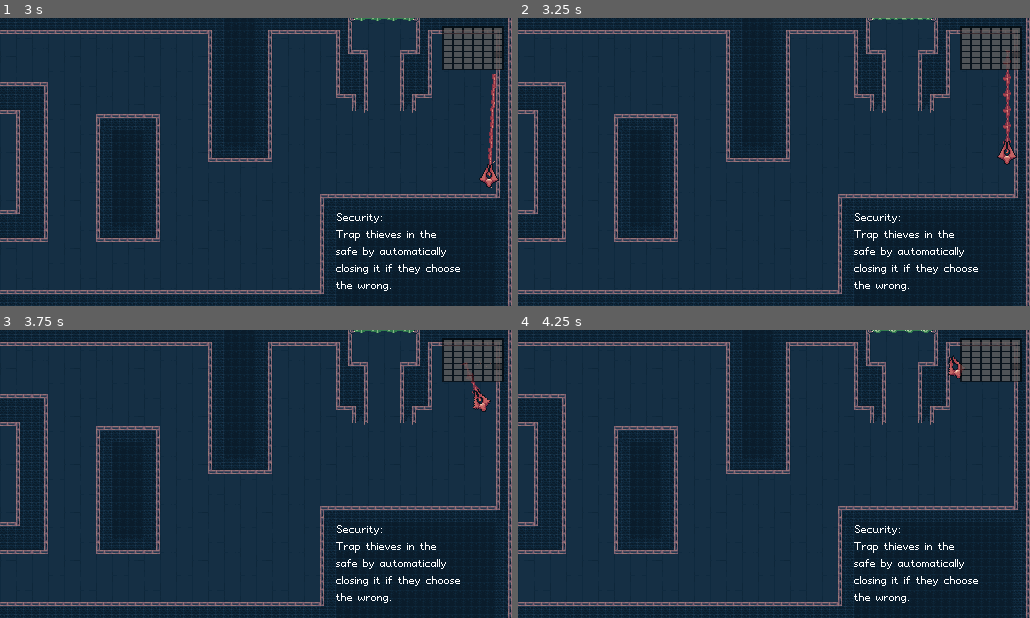
Above: before the commit, frames 1-4 (two rows, left to right).
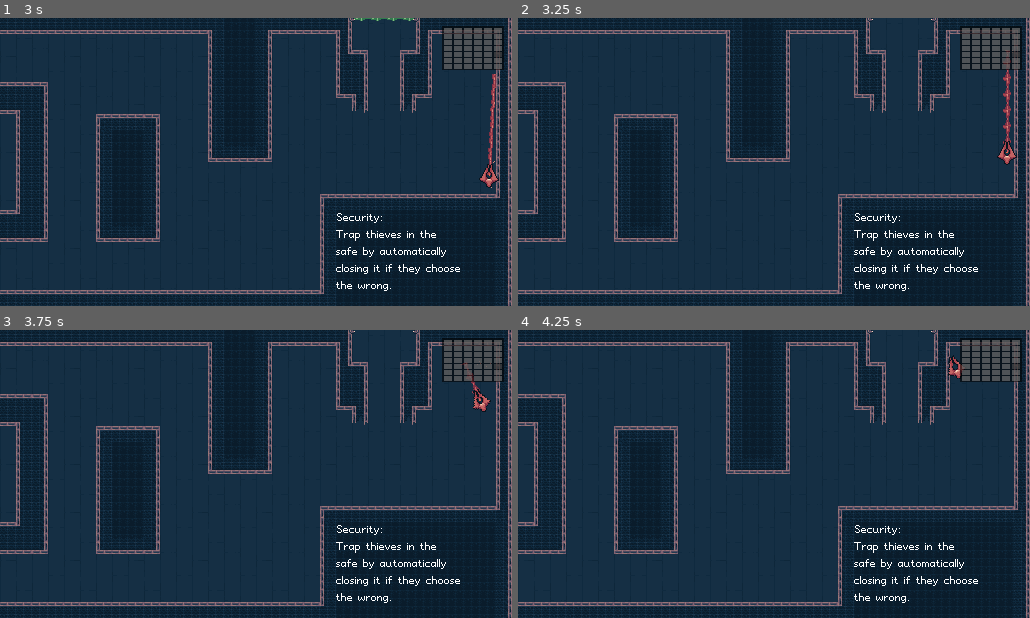
Above: after the commit, the same moments.

Repository: boukew99/godot_wild_jam_34
Game: Godot game, scene res://physics/2d/game.tscn
The game is run twice, just before and just after one commit, with the same random seed, the same clock (stepped at 60 frames per second) and the same inputs. This scene is started directly instead of the project's main scene.
Inputs:
- Up to frame 1 (3 s): hold Right (right) 0.53-1.28 s; hold Z (laser) 0.53-1.28 s; hold Down (down) 1.28-2.03 s; tap Z (laser) at 1.35, 2.85 s; tap Enter at 2 s; hold Right (right) 2.03-2.78 s; hold Z (laser) 2.03-2.78 s; tap Space at 2.75 s; hold Up (up) from 2.78 s (still down)
- Up to frame 2 (3.25 s): keep holding Up (up)
- Up to frame 3 (3.75 s): release Up (up) at 3.53 s; hold Left (left) from 3.53 s (still down); hold Z (laser) from 3.53 s (still down)
- Up to frame 4 (4.25 s): keep holding Left (left); keep holding Z (laser)

Frame 1 is identical in both runs. In frame 2, less than 0.1% of the frame differs, in the area x 69-81%, y 0-1%; in frame 3, less than 0.1%, in the area x 69-81%, y 0-2%; in frame 4, less than 0.1%.

Commit message:
door laser on/off

Diff:
--- a/godot_wild_jam_34/physics/2d/object/door.gd
+++ b/godot_wild_jam_34/physics/2d/object/door.gd
@@ -1,6 +1,8 @@
 extends StaticBody2D
 
 onready var collsion_shape = $CollisionShape2D
+onready var line = $Line2D
 
 func on_toggle(active):
 	collsion_shape.disabled = active
+	line.visible = not active
--- a/godot_wild_jam_34/physics/2d/object/door.tscn
+++ b/godot_wild_jam_34/physics/2d/object/door.tscn
@@ -10,7 +10,7 @@
 [ext_resource path="res://visual/laser_green6.png" type="Texture" id=8]
 
 [sub_resource type="RectangleShape2D" id=1]
-extents = Vector2( 32, 4 )
+extents = Vector2( 32, 8 )
 
 [sub_resource type="AnimatedTexture" id=2]
 flags = 2
